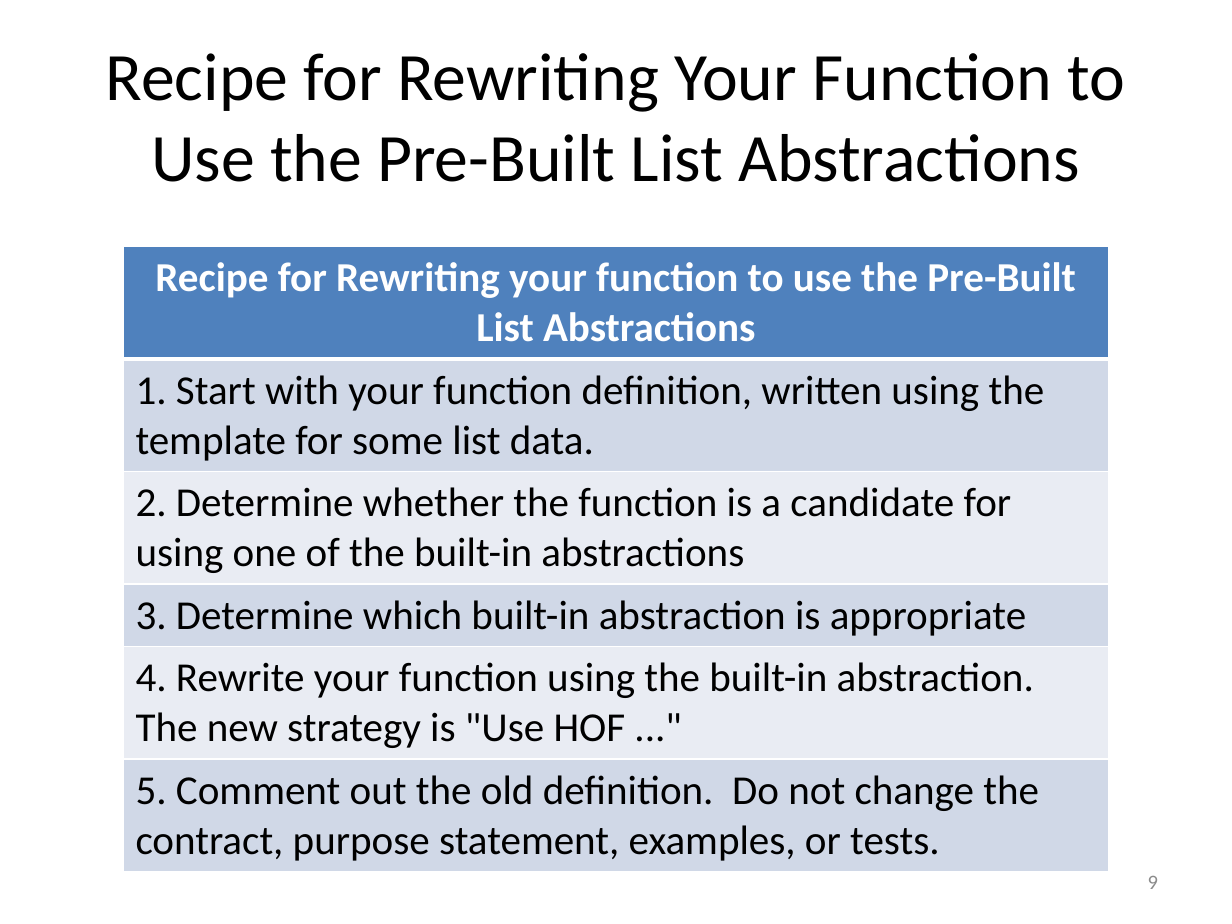
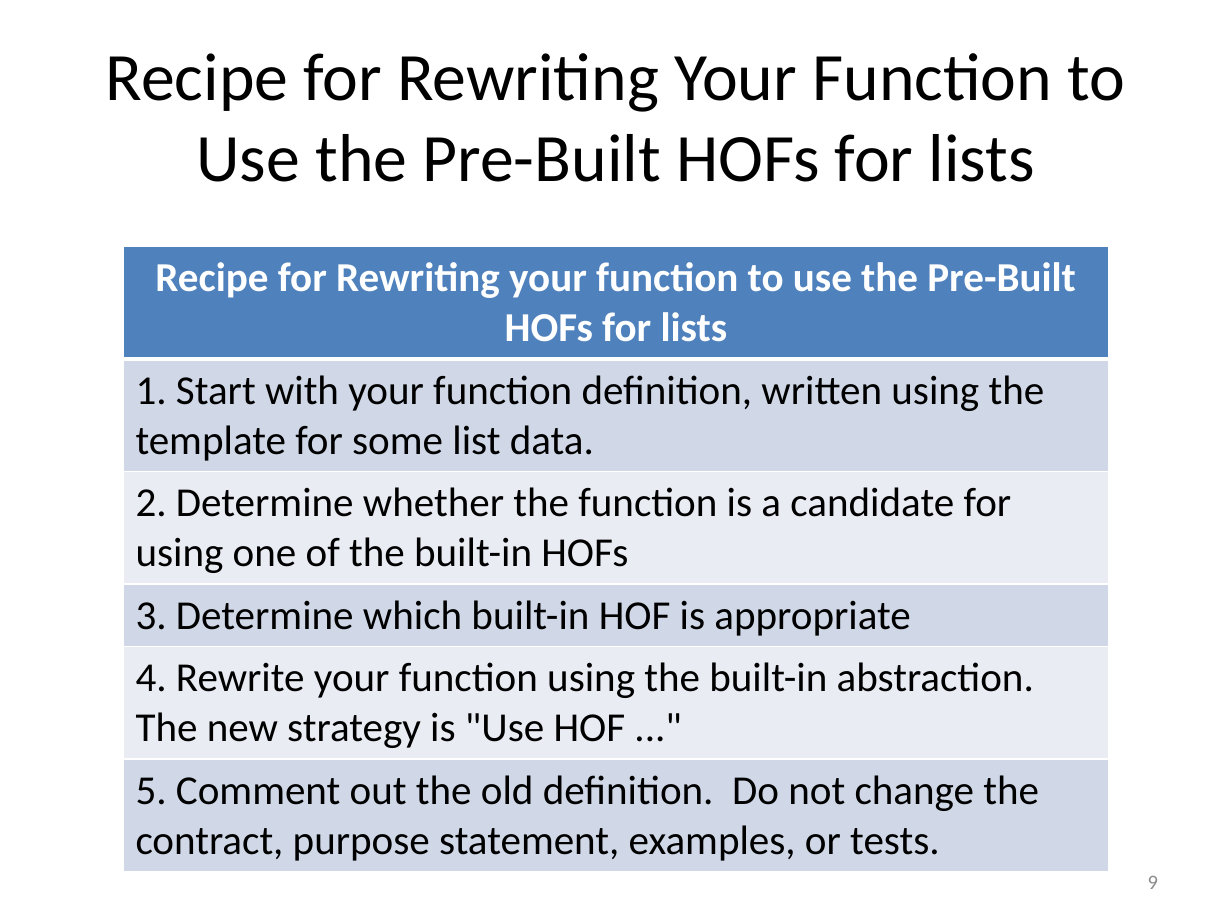
Before and after one commit to mwand/cs5010f16, a slide deck: slide 9 of Slides/Lesson 5.5 Rewriting Your Function Using Map and Foldr.pptx. Drawn at 1232x924 pixels with LibreOffice and Linux fonts; fonts in the diff are those of the drawing. Boxes give left, top, right and bottom in pixels: in the first picture for what was removed or moved away, otherwise in the second. Text is boxed around its words. In the diff, an @@ line names an element or a change of style, - is before the commit and + after.

```diff
--- a/Slides/Lesson 5.5 Rewriting Your Function Using Map and Foldr.pptx
+++ b/Slides/Lesson 5.5 Rewriting Your Function Using Map and Foldr.pptx
@@ title at <box>106,53,1126,182</box>: text changed @@
-Recipe for Rewriting Your Function to Use the Pre-Built List Abstractions
+Recipe for Rewriting Your Function to Use the Pre-Built HOFs for lists
@@ table at <box>123,246,1109,865</box> @@
-row 1, column 1: Recipe for Rewriting your function to use the Pre-Built List Abstractions
+row 1, column 1: Recipe for Rewriting your function to use the Pre-Built HOFs for lists
-row 3, column 1: 2. Determine whether the function is a candidate for using one of the built-in abstractions
+row 3, column 1: 2. Determine whether the function is a candidate for using one of the built-in HOFs
-row 4, column 1: 3. Determine which built-in abstraction is appropriate
+row 4, column 1: 3. Determine which built-in HOF is appropriate
```
Also in this commit, not shown: 18 other slides changed, 2 other files.
